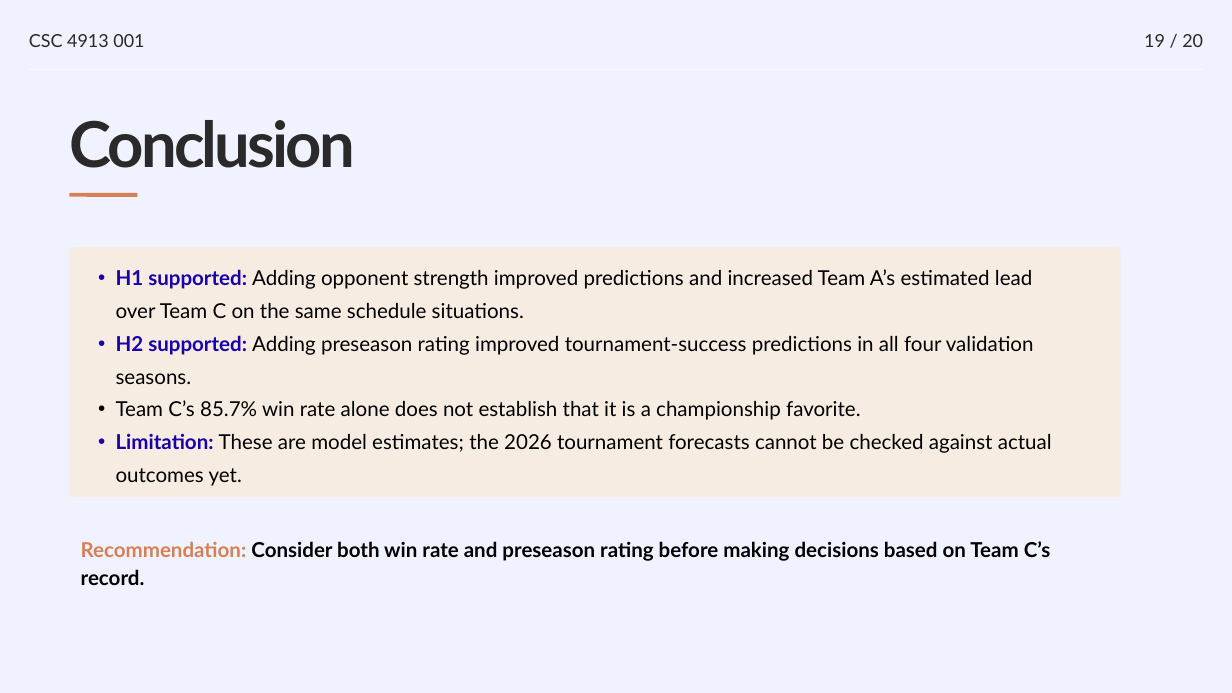
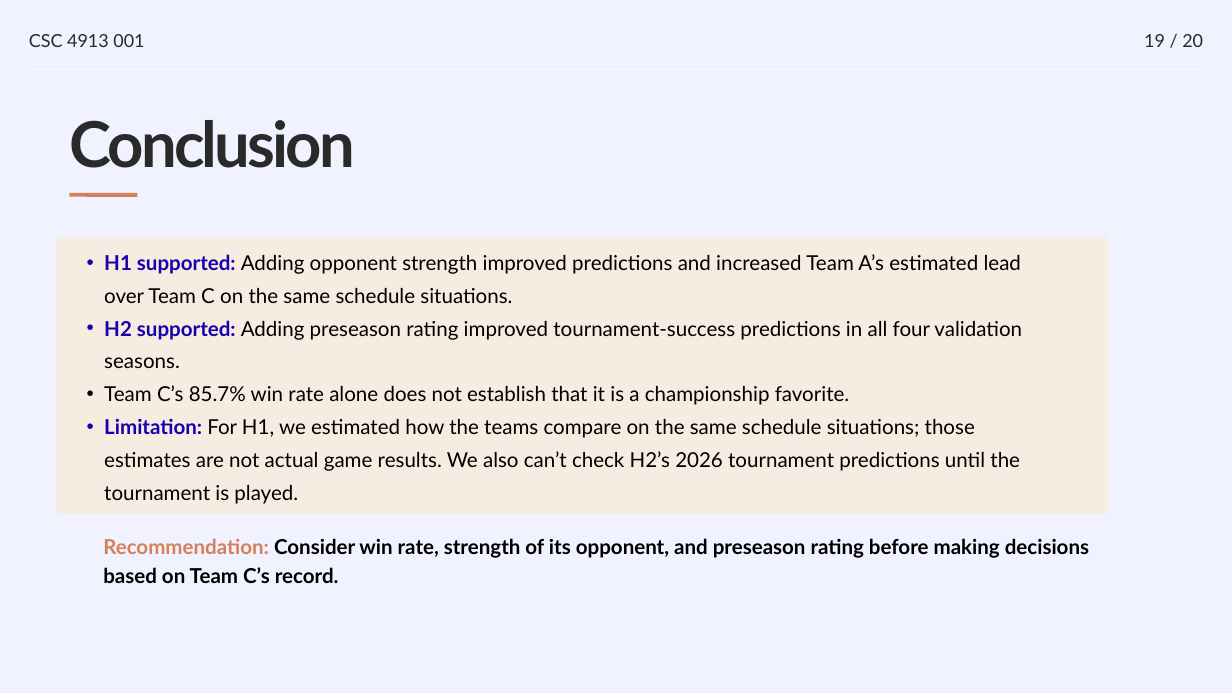
Before and after one commit to sac-cmyk/ncaa-basketball-prediction-analysis, a slide deck: slide 19 of Project Presentation.pptx. Drawn at 1232x693 pixels with LibreOffice and Linux fonts; fonts in the diff are those of the drawing. Boxes give left, top, right and bottom in pixels: in the first picture for what was removed or moved away, otherwise in the second. Text is boxed around its words. In the diff, an @@ line names an element or a change of style, - is before the commit and + after.

Commit message:
Updated the pptx

```diff
--- a/Project Presentation.pptx
+++ b/Project Presentation.pptx
@@ freeform shape: place and size @@
-freeform shape at box(69, 248, 1120, 497)
+freeform shape at box(57, 237, 1108, 514)
@@ text "H1 supported: Adding opponent strength ...": place and size @@
-text "H1 supported: Adding opponent strength ..." at box(116, 269, 1052, 486)
+text "H1 supported: Adding opponent strength ..." at box(104, 254, 1022, 504)
@@ text at box(104, 418, 1020, 504): text changed @@
-  • Limitation: These are model estimates; the 2026 tournament forecasts cannot be checked against actual outcomes yet.
+  • Limitation: For H1, we estimated how the teams compare on the same schedule situations; those estimates are not actual game results. We also can’t check H2’s 2026 tournament predictions until the tournament is played.
@@ text at box(103, 538, 1089, 583): text changed @@
-Recommendation: Consider both win rate and preseason rating before making decisions based on Team C’s record.
+Recommendation: Consider win rate, strength of its opponent, and preseason rating before making decisions based on Team C’s record.
```
